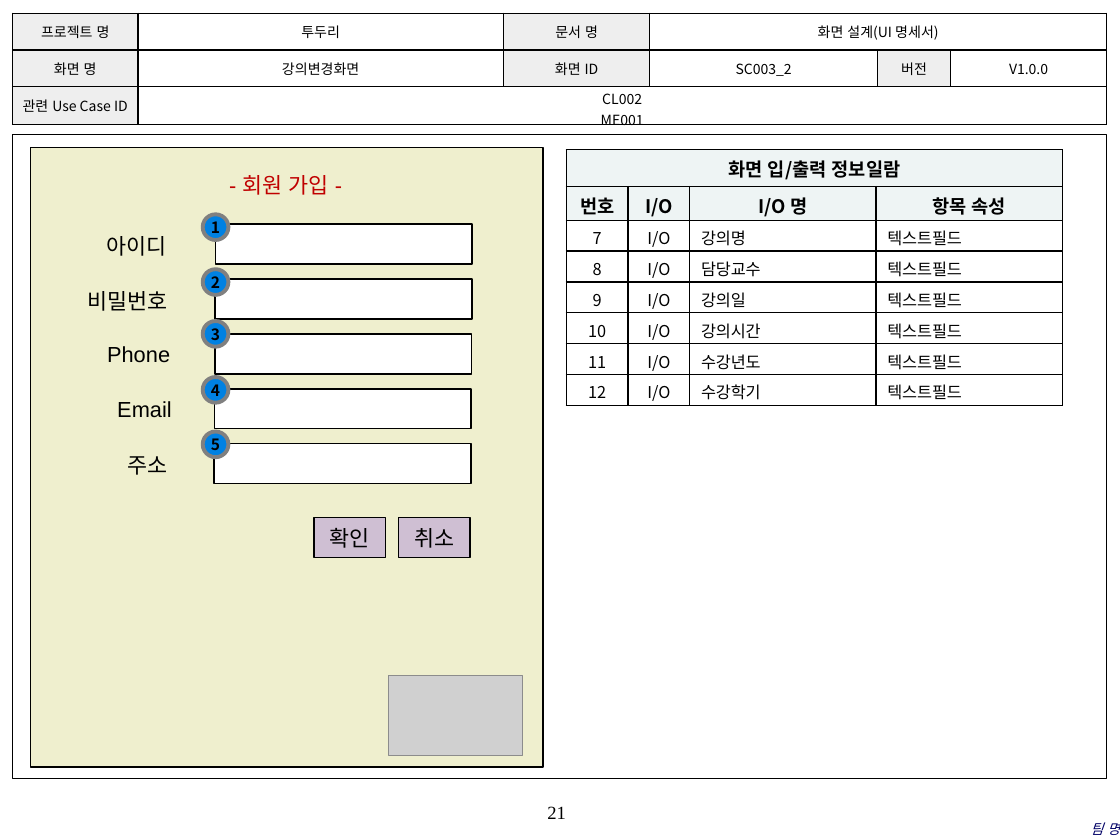
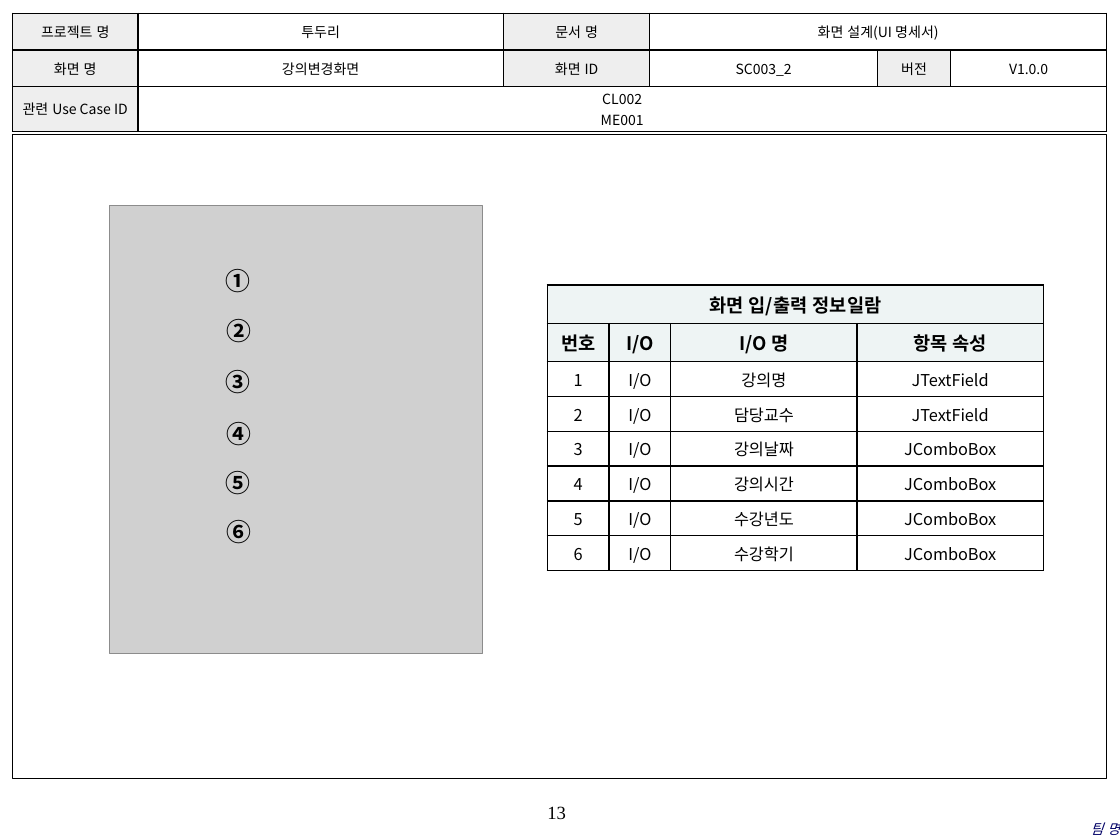
Before and after one commit to coskdms/SE2017_10_TenoutofTen, a slide deck: slide 13 of doc/3_ 설계서/UI Design Template.pptx (slide 21 before the commit). Drawn at 1120x840 pixels with LibreOffice and Linux fonts; fonts in the diff are those of the drawing; grey boxes stand for pictures; background and template pictures are left out. Boxes give left, top, right and bottom in pixels: in the first picture for what was removed or moved away, otherwise in the second. Text is boxed around its words. In the diff, an @@ line names an element or a change of style, - is before the commit and + after.

```diff
--- a/doc/3_ 설계서/UI Design Template.pptx
+++ b/doc/3_ 설계서/UI Design Template.pptx
@@ picture added at (x1=109, y1=206, x2=482, y2=654) @@
@@ vertical alignment middle to top; fill #0081E2 to none; outline #808080 2.5 pt to none in 5 elements at (x1=226, y1=471, x2=251, y2=495), (x1=226, y1=422, x2=251, y2=446), (x1=226, y1=370, x2=251, y2=394), (x1=227, y1=319, x2=252, y2=343), (x1=226, y1=269, x2=251, y2=293) @@
@@ text "①" moved from (x1=203, y1=214, x2=228, y2=240) to (x1=226, y1=269, x2=251, y2=293) @@
@@ text at (x1=226, y1=269, x2=251, y2=293): text changed; size 10 to 16 pt @@
-1
+①
@@ table at (x1=548, y1=286, x2=1043, y2=567) @@
-row 3, column 1: 7
+row 3, column 1: 1
-row 3, column 4: 텍스트필드
+row 3, column 4: JTextField
-row 4, column 1: 8
+row 4, column 1: 2
-row 4, column 4: 텍스트필드
+row 4, column 4: JTextField
-row 5: 9 | I/O | 강의일 | 텍스트필드
+row 5: 3 | I/O | 강의날짜 | JComboBox
-row 6, column 1: 10
+row 6, column 1: 4
-row 6, column 4: 텍스트필드
+row 6, column 4: JComboBox
-row 7, column 1: 11
+row 7, column 1: 5
-row 7, column 4: 텍스트필드
+row 7, column 4: JComboBox
-row 8, column 1: 12
+row 8, column 1: 6
-row 8, column 4: 텍스트필드
+row 8, column 4: JComboBox
@@ alignment left to centre @@
@@ table resized from (x1=567, y1=150, x2=1062, y2=405) to (x1=548, y1=286, x2=1043, y2=567) @@
@@ text "②" moved from (x1=203, y1=269, x2=228, y2=295) to (x1=227, y1=319, x2=252, y2=343) @@
@@ text at (x1=227, y1=319, x2=252, y2=343): text changed; size 10 to 16 pt @@
-2
+②
@@ text "③" moved from (x1=203, y1=321, x2=228, y2=347) to (x1=226, y1=370, x2=251, y2=394) @@
@@ text at (x1=226, y1=370, x2=251, y2=394): text changed; size 10 to 16 pt @@
-3
+③
@@ text "④" moved from (x1=203, y1=377, x2=228, y2=403) to (x1=226, y1=422, x2=251, y2=446) @@
@@ text at (x1=226, y1=422, x2=251, y2=446): text changed; size 10 to 16 pt @@
-4
+④
@@ text "⑤" moved from (x1=203, y1=431, x2=228, y2=457) to (x1=226, y1=471, x2=251, y2=495) @@
@@ text at (x1=226, y1=471, x2=251, y2=495): text changed; size 10 to 16 pt @@
-5
+⑤
@@ text added at (x1=226, y1=520, x2=251, y2=544), 16 pt, text #000000, bold @@
+⑥
@@ group removed at (x1=30, y1=148, x2=543, y2=767): 8 rectangles, 6 texts, 1 picture @@
-확인
-- 회원 가입 -
-아이디
-비밀번호
-Phone
-Email
-주소
-취소
@@ page number at (x1=547, y1=806, x2=566, y2=820): text changed @@
-21
+13
```
Also in this commit, not shown: 15 other slides changed, 5 slides added, 9 slides removed.
